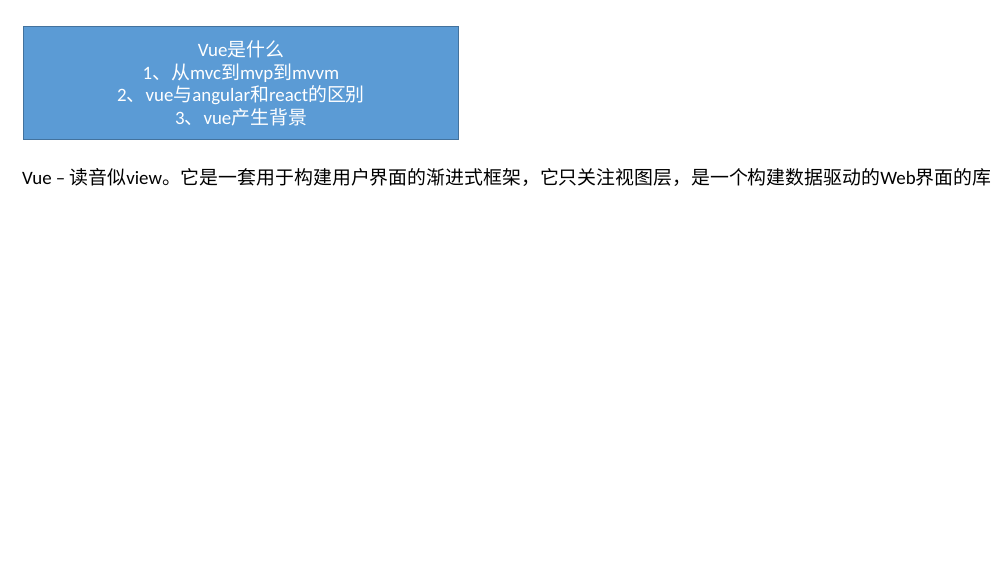
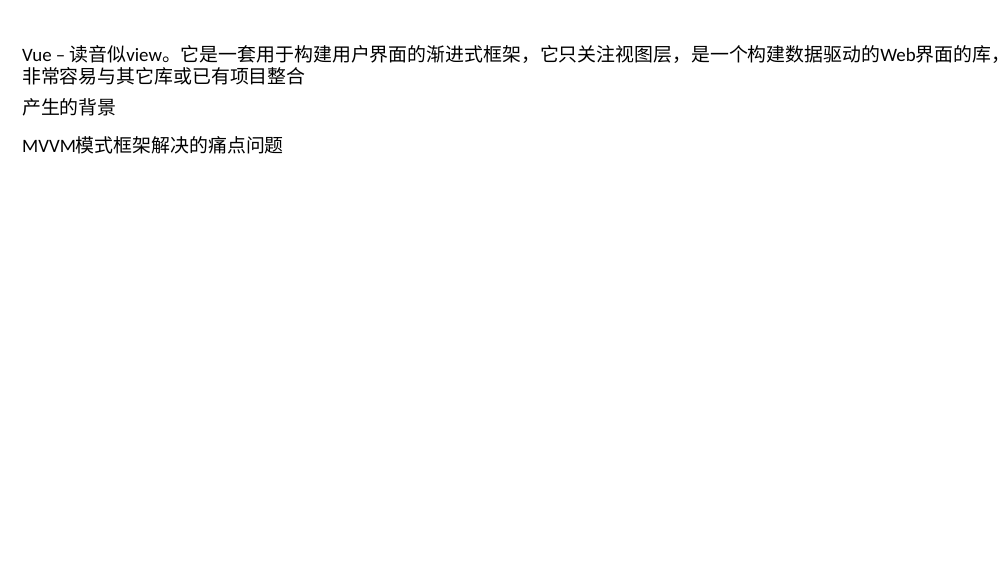
Before and after one commit to BinMarshall/studing, a slide deck: slide 8 of Vue/vue.pptx (slide 7 before the commit). Drawn at 1008x567 pixels with LibreOffice and Linux fonts; fonts in the diff are those of the drawing. Boxes give left, top, right and bottom in pixels: in the first picture for what was removed or moved away, otherwise in the second. Text is boxed around its words. In the diff, an @@ line names an element or a change of style, - is before the commit and + after.

```diff
--- a/Vue/vue.pptx
+++ b/Vue/vue.pptx
@@ rectangle removed at box(23, 26, 458, 139) @@
-Vue是什么
-1、从mvc到mvp到mvvm
-2、vue与angular和react的区别
-3、vue产生背景
@@ text at box(22, 45, 1008, 85): text changed @@
-Vue – 读音似view。它是一套用于构建用户界面的渐进式框架，它只关注视图层，是一个构建数据驱动的Web界面的库
+Vue – 读音似view。它是一套用于构建用户界面的渐进式框架，它只关注视图层，是一个构建数据驱动的Web界面的库，非常容易与其它库或已有项目整合
@@ text added at box(22, 98, 116, 116), 18 pt, text #000000 @@
+产生的背景
@@ text added at box(22, 137, 284, 154), 18 pt, text #000000 @@
+MVVM模式框架解决的痛点问题
```
Also in this commit, not shown: 7 other slides changed, 5 slides added, 2 slides removed, 1 other file.
